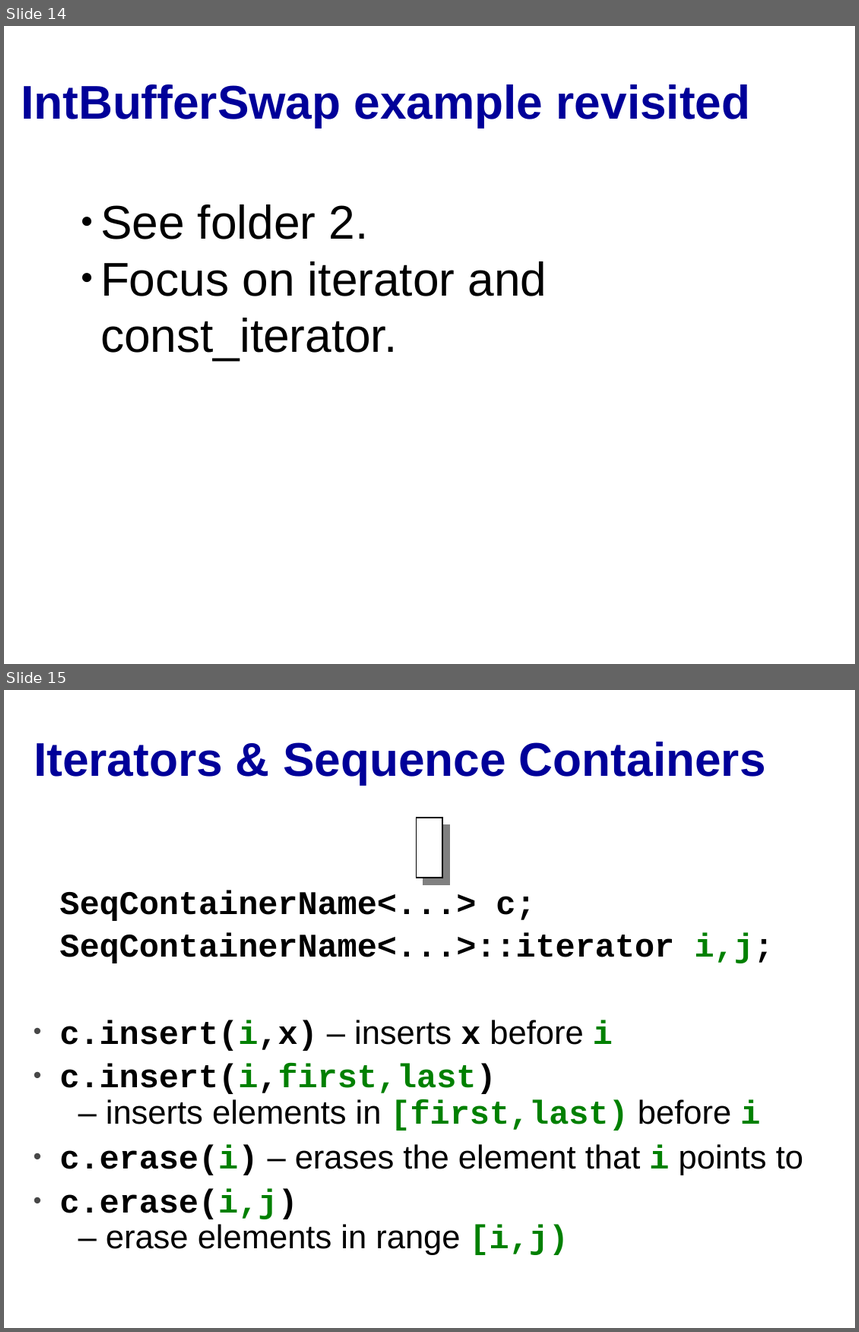
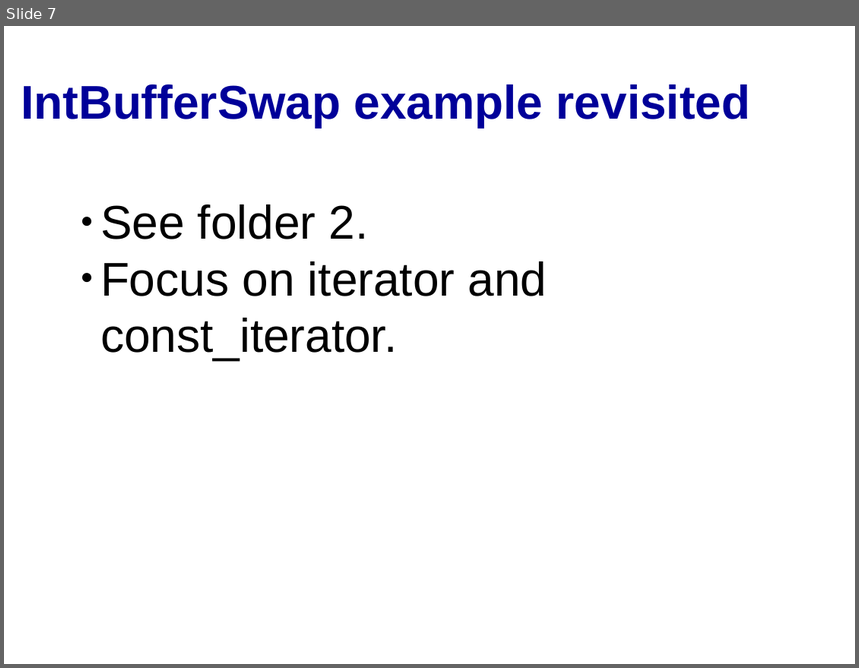
Before and after one commit to cpp-at-ariel/cpp-5780, a slide deck: 11-stl-algorithms/slides-iterators.odp. Shown one above the other, each under a label of ours: slides 14 and 15 before the commit, slide 7 after it. The pictures are 859x1332 and 859x668 pixels, drawn with LibreOffice and Linux fonts; fonts in the diff are those of the drawing. Boxes give left, top, right and bottom in pixels: in the first picture for what was removed or moved away, otherwise in the second. Text is boxed around its words. In the diff, an @@ line names an element or a change of style, - is before the commit and + after.

```diff
--- a/11-stl-algorithms/slides-iterators.odp
+++ b/11-stl-algorithms/slides-iterators.odp
@@ slide 15 removed at [4, 690, 855, 1328], background #FFFFFF @@
@@ title removed at [34, 742, 766, 784] @@
-Iterators & Sequence Containers
@@ freeform shape removed at [417, 818, 443, 878] @@
@@ text removed at [59, 890, 804, 1255] @@
-SeqContainerName<...> c;
-SeqContainerName<...>::iterator i,j;
-• c.insert(i,x) – inserts x before i
-• c.insert(i,first,last)
-  – inserts elements in [first,last) before i
-• c.erase(i) – erases the element that i points to
-• c.erase(i,j)
-  – erase elements in range [i,j)
@@ what was slide 14 is now slide 7 @@
```
Also in this commit, not shown: 1 slide changed, 27 other slides removed, 31 other files.
